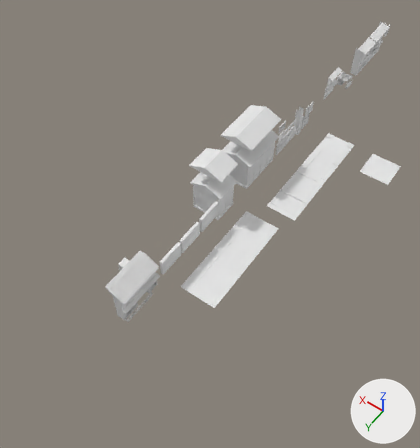
Renders of the Blender file Assets/JesajaAlp/Objects/Imports/MobilKurs.blend from each side of a commit.
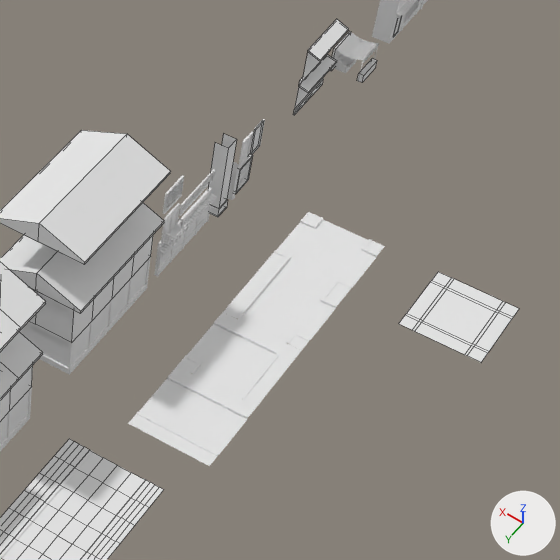
There are two pictures of each version: one whole from a camera (50 mm lens) standing at (-39.9, 106.7, 83.4) and looking at (-2.3, 54.1, 0.7), one close up on the part from 53% to 99% of the width and 14% to 56% of the height. Every picture has the same lights, and +X, +Y and +Z are marked at lower right. The close-ups show mesh edges as thin lines. Materials are left out; every surface is plain grey.

The first close-up shows '2WayStreetStraight', '2WayStreetTurn', '3WayStreet', '4WayStreet', 'BigHouse1-2ndStory', 'BigHouse1-Base', 'BigHouse1-Roof1', 'BigHouse1-Roof2', 'BigHouse1-Roof2.001', 'Plane', 'Plane.001', 'Stone pillar large', 'Street1.001'.
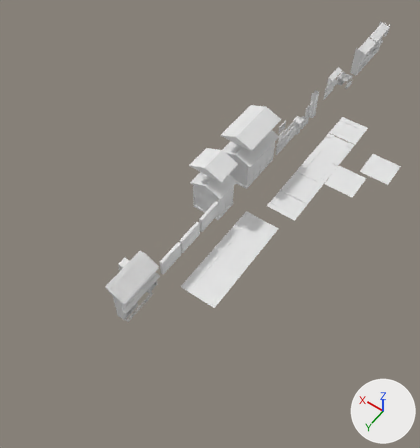
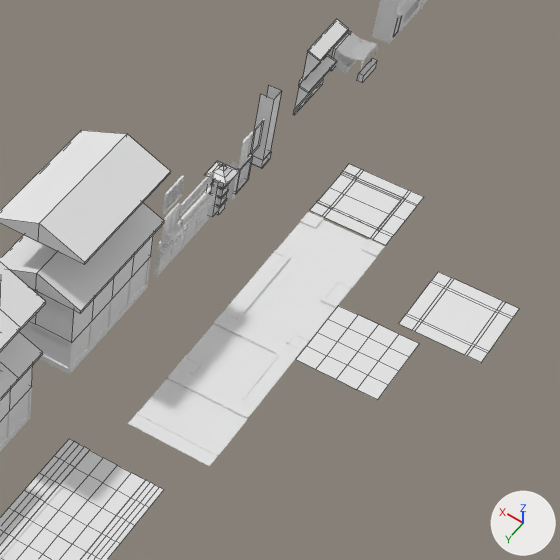
Pixel boxes (x1, y1, x2, y2) of what changed, in the close-ups (560 x 560 px):
'Grass', added: after (296, 306, 419, 400)
'1WayStreet', added: after (310, 164, 424, 245)
'Stone pillar large', moved: before (208, 133, 237, 217); after (251, 85, 281, 169)
'Fence Cornerpiece', added: after (205, 161, 239, 217)

What the commit changed:
Mesh me_plane_001 is new.
It has 64 vertices, 50 faces and spans x -3.0..3.0, y -3.0..3.0, z 0.0..0.15.
Mesh me_plane_005 is new.
It has 25 vertices, 16 faces and spans x -3.0..3.0, y -3.0..3.0, z 0.0.
Mesh me_cube_022 is new.
It has 100 vertices, 95 faces and spans x -0.89..0.9, y -0.89..0.9, z -1.67..2.46.
Object 'Stone pillar large' (ob_stone_pillar_large) moves from (-2.62, 23.7, 3.02) to (-2.62, 17.44, 3.02).
Object '1WayStreet' (ob_1waystreet) is new; it shows me_plane_001.
Its location is (-11.13, 16.96, 0.0).
Its rotation in degrees is (0, 0, 90).
Object 'Grass' (ob_grass) is new; it shows me_plane_005.
Its location is (-17.18, 30.05, 0.09).
Its rotation in degrees is (0, 0, 90).
Object 'Fence Cornerpiece' (ob_fence_cornerpiece) is new; it shows me_cube_022.
Its location is (-2.66, 23.62, 1.67).
